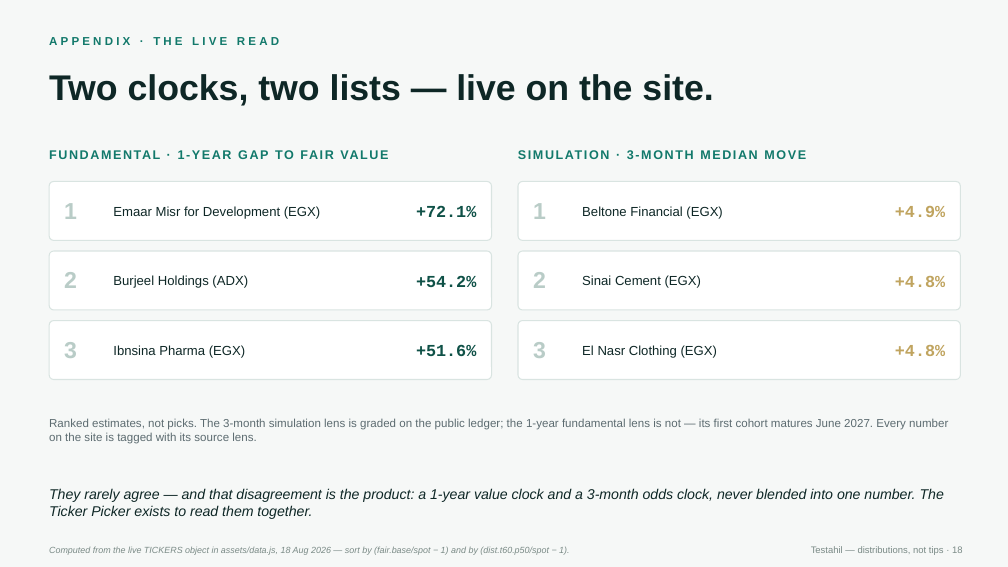
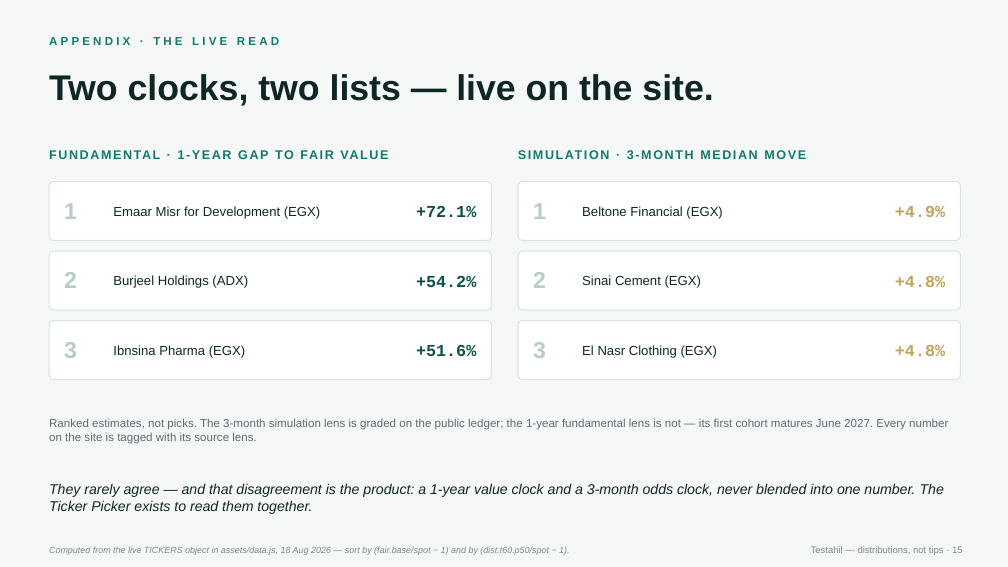
Before and after one commit to sherifomarsaleh/testahil, a slide deck: slide 15 of docs/partnership/Testahil_partnership_18_August_2026.pptx (slide 18 before the commit). Drawn at 1008x567 pixels with LibreOffice and Linux fonts; fonts in the diff are those of the drawing. Boxes give left, top, right and bottom in pixels: in the first picture for what was removed or moved away, otherwise in the second. Text is boxed around its words. In the diff, an @@ line names an element or a change of style, - is before the commit and + after.

```diff
--- a/docs/partnership/Testahil_partnership_18_August_2026.pptx
+++ b/docs/partnership/Testahil_partnership_18_August_2026.pptx
@@ text "They rarely agree — and ..." at (49, 483, 944, 514): vertical alignment middle to top @@
```
Also in this commit, not shown: 13 other slides changed, 1 slide added, 4 slides removed.
